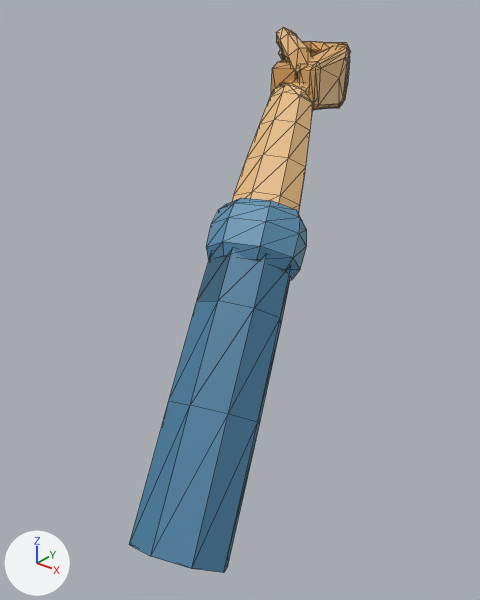
The glTF model ciudad-flotante/src/assets/models/mano.glb as it was, and as the next commit left it.
Both versions are drawn from a camera (50 mm lens) standing at (0.512, -0.779, 1.119) and looking at (0.06, -0.213, 0.768). Arrows for +X, +Y and +Z are at lower left; the lights stay in place. The first picture is the older version. Mesh edges are drawn as thin lines. Where no turn or scale is listed for an object, it has been applied to the vertices. Vertices at exactly the same position are counted once.

The scene before the commit, as lines of its bpy script (objects in view):
```python
me_vm_brazo = bpy.data.meshes.new('vm_brazo')
me_vm_brazo.from_pydata(...)  # 446 vertices, 824 faces; spans x -0.115..0.115, y -0.246..0.246, z -0.274..0.274
me_vm_brazo.materials.append(mat_defaultmaterial)
ob_vm_brazo = bpy.data.objects.new('vm_brazo', me_vm_brazo)
ob_vm_brazo.location = (0.068, -0.195, 0.787)
```
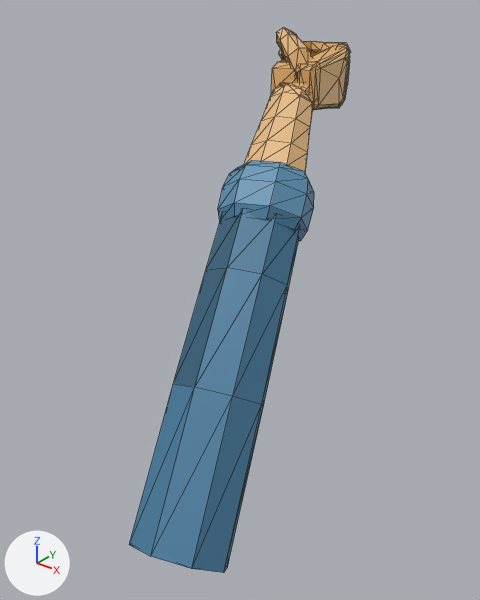
Boxes [x1, y1, x2, y2] around the edits, measured in the pictures (480 x 600 px; the box of a moved part takes in the faces that stretch with it):
part 1 of me_vm_brazo, moved or reshaped: before [134, 94, 312, 547]; after [133, 94, 314, 547]
part 2 of me_vm_brazo, recoloured: before [172, 59, 306, 417]; after [173, 59, 314, 407]

What the commit changed:
me_vm_brazo has 446 vertices, 824 faces and spans x -0.115..0.115, y -0.246..0.246, z -0.274..0.274.
me_vm_brazo is used by ob_vm_brazo; location (0.068, -0.195, 0.787).
me_vm_brazo part 1: 101 of 446 vertices moved; they spanned x -0.081..0.083, y -0.147..0.159, z -0.151..0.202 and now span x -0.083..0.079, y -0.135..0.159, z -0.135..0.202; mean shift (-0.007, 0.023, 0.029); largest move (-0.018, -0.037, 0.043) -> (0.032, 0.058, 0.103).
me_vm_brazo part 2: 82 kept faces spanning x -0.095..0.079, y -0.182..0.177, z -0.274..0.239 get new vertex colours.
